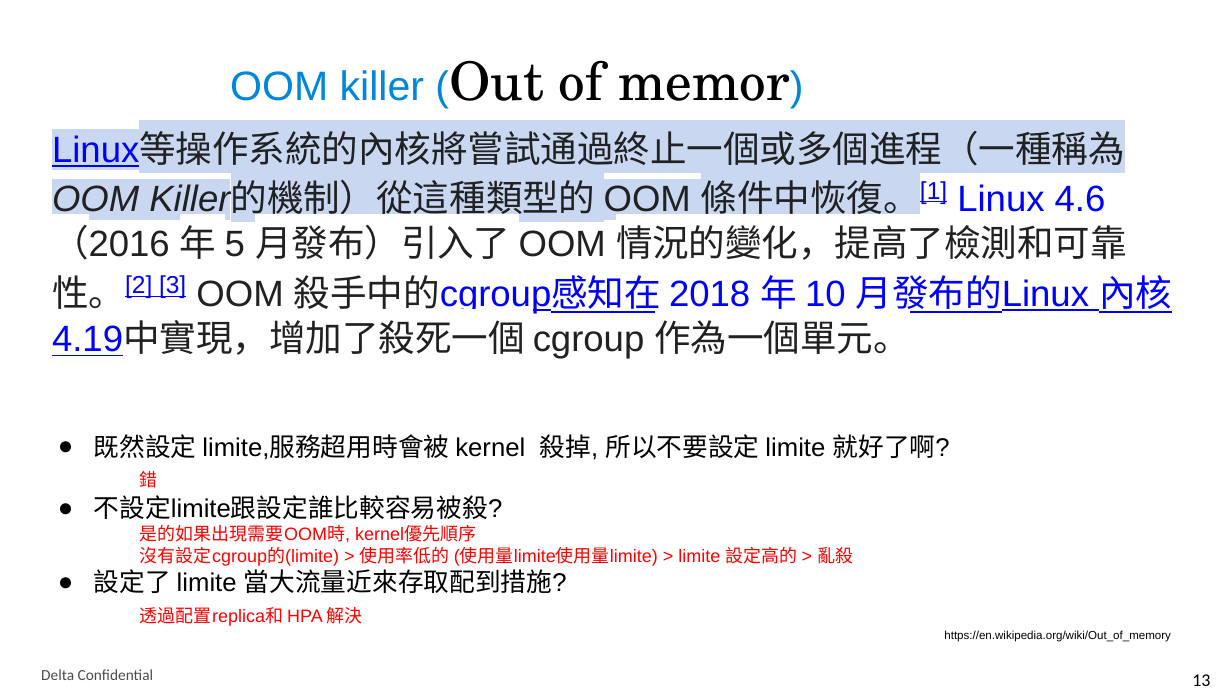
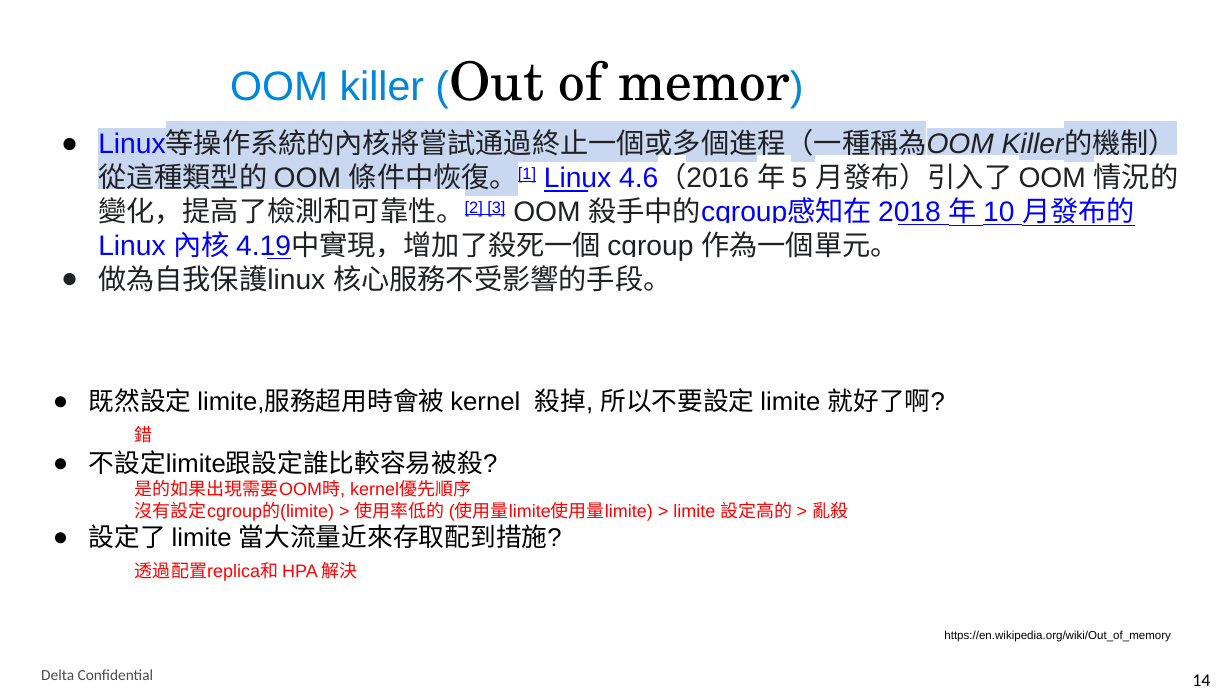
Before and after one commit to thiefjim/deltawwK8sExerciseWorkshop, a slide deck: slide 14 of K8s Exercise workshop.pptx (slide 13 before the commit). Drawn at 1232x693 pixels with LibreOffice and Linux fonts; fonts in the diff are those of the drawing; background and template pictures are left out. Boxes give left, top, right and bottom in pixels: in the first picture for what was removed or moved away, otherwise in the second. Text is boxed around its words. In the diff, an @@ line names an element or a change of style, - is before the commit and + after.

Commit message:
update ppt

```diff
--- a/K8s Exercise workshop.pptx
+++ b/K8s Exercise workshop.pptx
@@ text at (x1=98, y1=131, x2=1179, y2=261): size 28.5 to 22 pt in "Linux等操作系統的內核將嘗試通過終止一個或多個進程（一種稱為OOM Killer的機制）從這種類型的 OOM 條件中 ..."; size 33 to 22 pt in "條件中恢復。[1] 情況的變化，提高了檢測和可靠性。[2] [3]"; bullet none to ● @@
@@ text at (x1=98, y1=265, x2=671, y2=292): paragraph added @@
+● 做為自我保護linux 核心服務不受影響的手段。
@@ text "既然設定 limite,服務超用時會被 kernel 殺掉, 所以不要設定 ..." moved from (x1=94, y1=434, x2=950, y2=626) to (x1=89, y1=388, x2=945, y2=581) @@
@@ page number at (x1=1192, y1=674, x2=1210, y2=686): text changed @@
-13
+14
```
Also in this commit, not shown: 2 other slides changed, 1 slide added.
